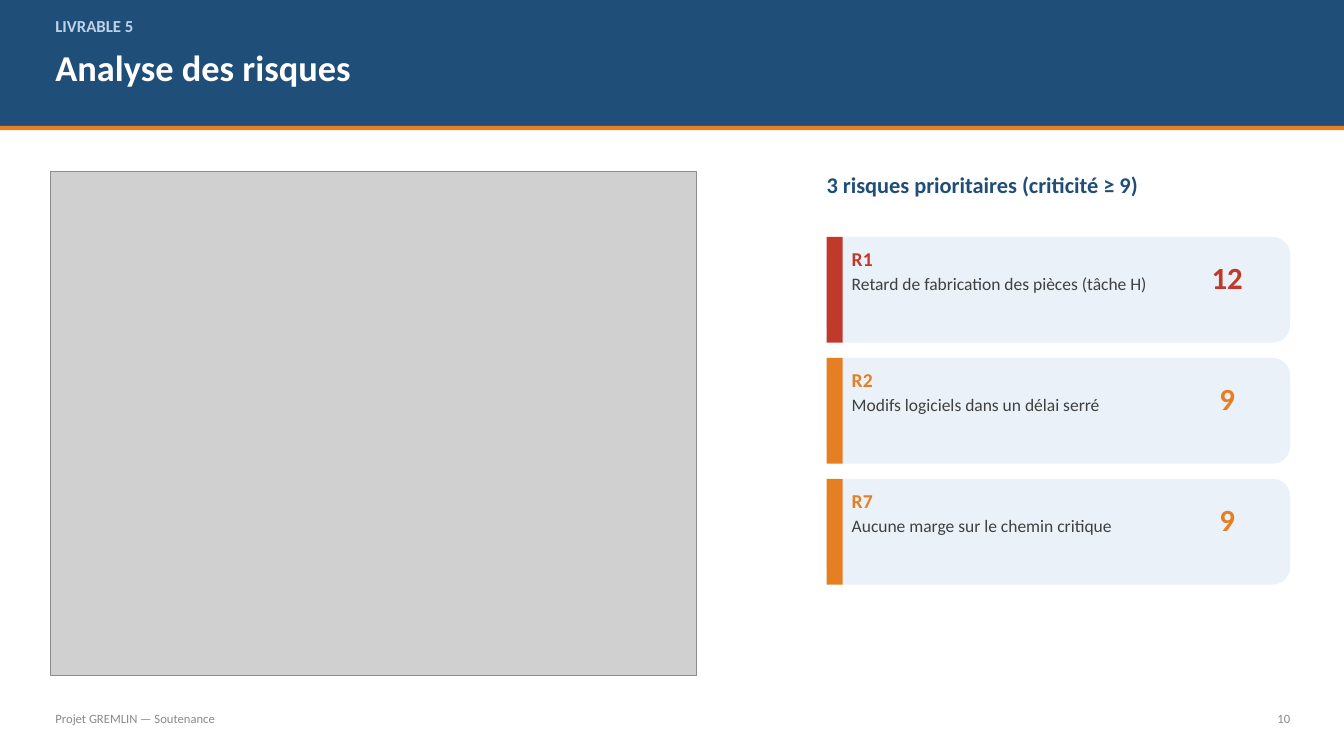
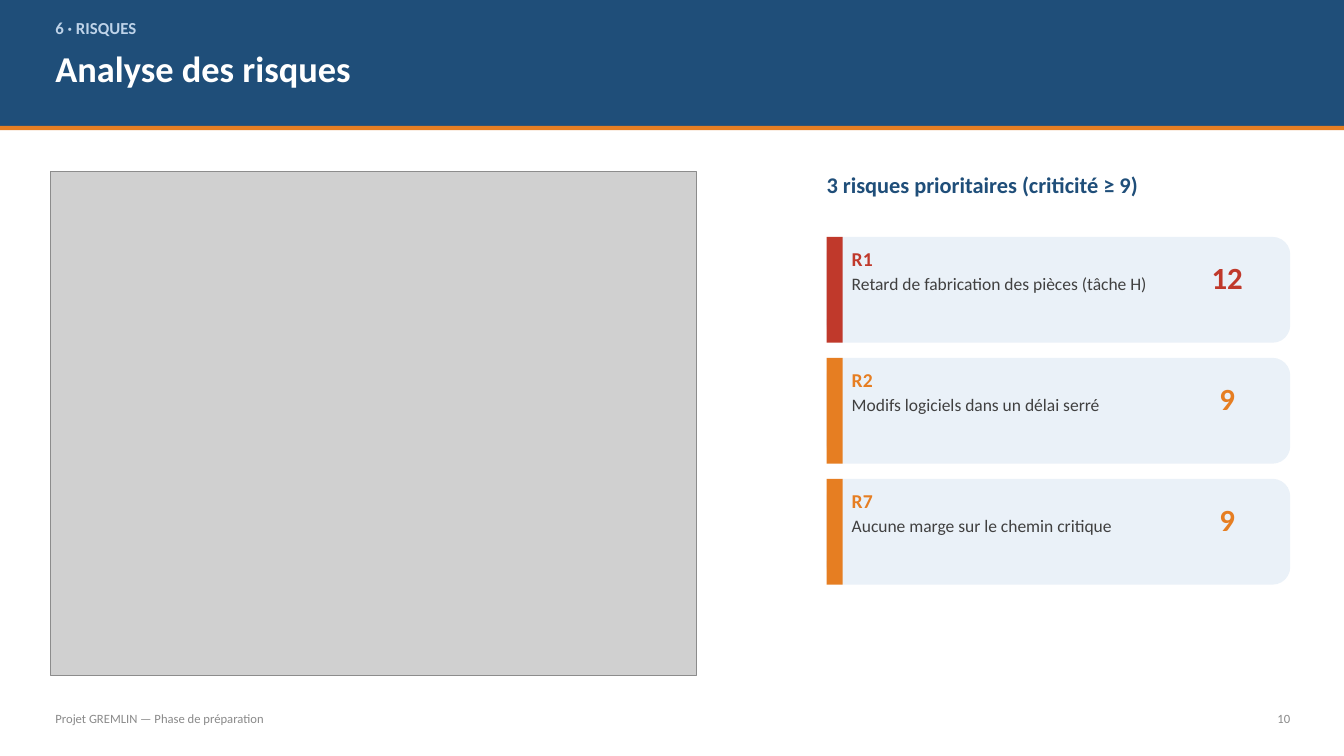
Before and after one commit to guigzT42/licence, a slide deck: slide 11 of Projet_GREMLIN_Presentation.pptx (slide 10 before the commit). Drawn at 1344x756 pixels with LibreOffice and Linux fonts; fonts in the diff are those of the drawing; grey boxes stand for pictures. Boxes give left, top, right and bottom in pixels: in the first picture for what was removed or moved away, otherwise in the second. Text is boxed around its words. In the diff, an @@ line names an element or a change of style, - is before the commit and + after.

```diff
--- a/Projet_GREMLIN_Presentation.pptx
+++ b/Projet_GREMLIN_Presentation.pptx
@@ text at bbox=[55, 22, 136, 36]: text changed @@
-LIVRABLE 5
+6 · RISQUES
@@ text at bbox=[55, 714, 263, 725]: text changed @@
-Projet GREMLIN — Soutenance
+Projet GREMLIN — Phase de préparation
```
Also in this commit, not shown: 11 other slides changed, 1 slide added, 1 other file.
